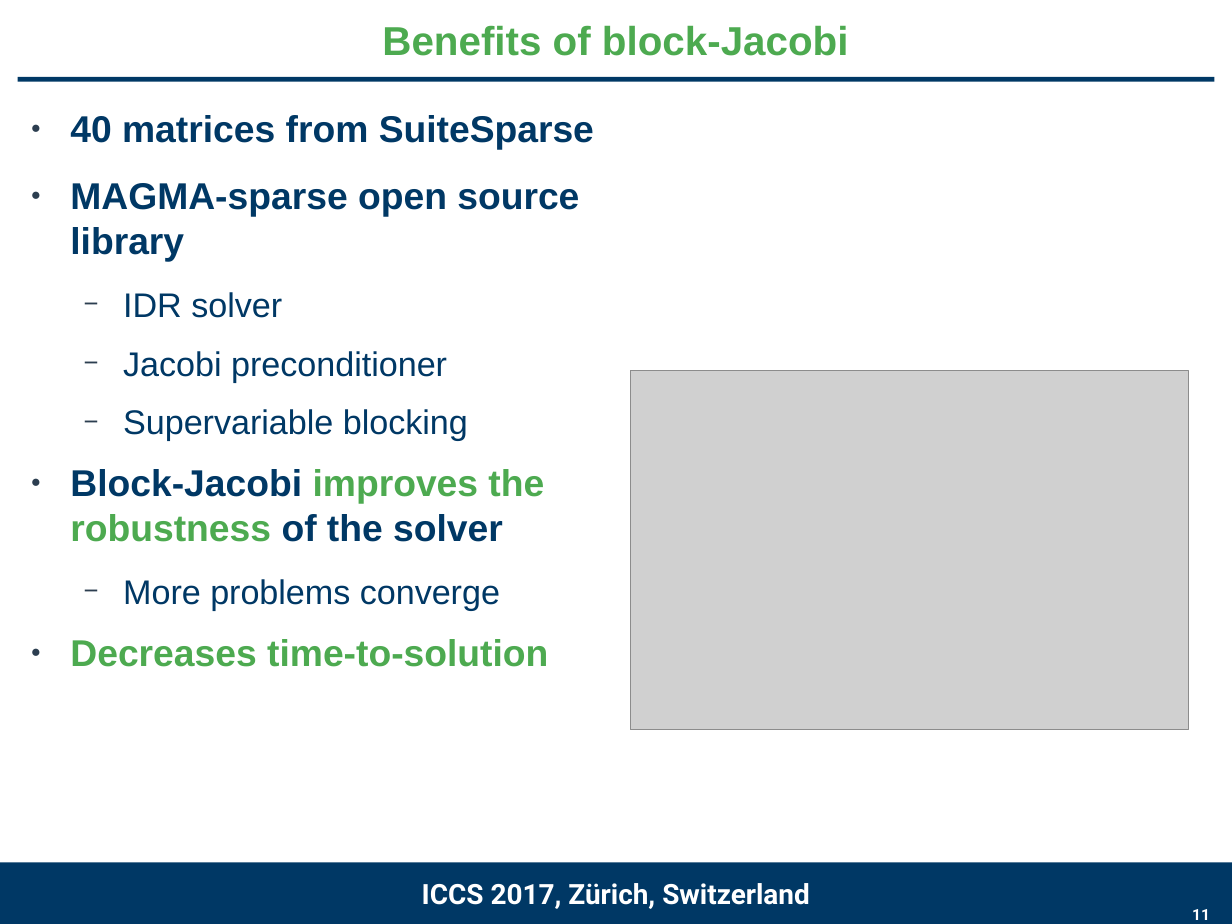
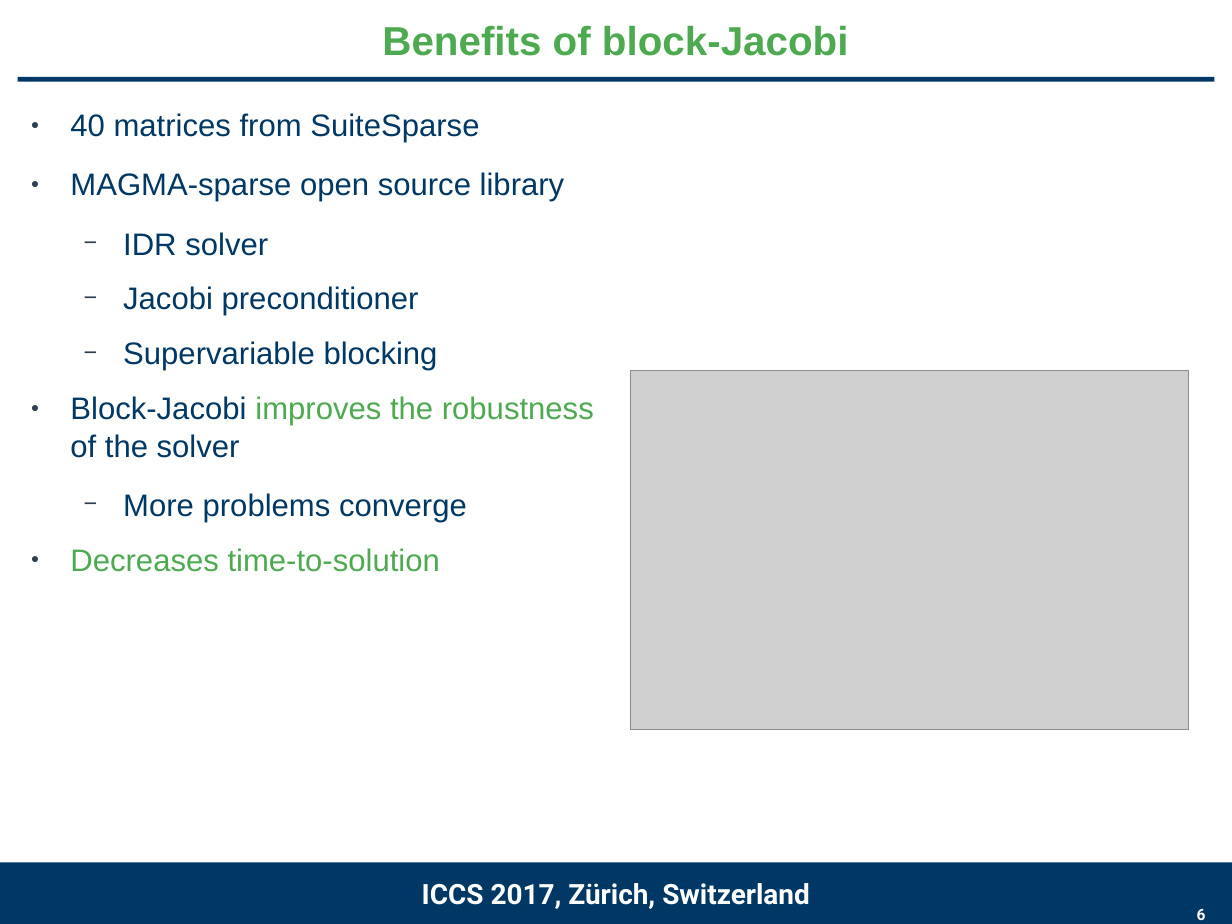
Before and after one commit to gflegar/talks, a slide deck: slide 6 of iccs_2017/slides.odp (slide 11 before the commit). Drawn at 1232x924 pixels with LibreOffice and Linux fonts; fonts in the diff are those of the drawing; grey boxes stand for pictures; background and template pictures are left out. Boxes give left, top, right and bottom in pixels: in the first picture for what was removed or moved away, otherwise in the second. Text is boxed around its words. In the diff, an @@ line names an element or a change of style, - is before the commit and + after.

```diff
--- a/iccs_2017/slides.odp
+++ b/iccs_2017/slides.odp
@@ text "40 matrices from SuiteSparse" at [70,113,594,572]: size 24 to 20 pt, bold off in "40 matrices from SuiteSparse", "MAGMA-sparse open source library", "Block-Jacobi improves the robustness of the solver", "Decreases time-to-solution"; size 22 to 20 pt in "IDR solver", "Jacobi preconditioner", "Supervariable blocking", "More problems converge" @@
@@ page number at [1197,909,1206,920]: text changed @@
-11
+6
```
Also in this commit, not shown: 10 other slides changed, 1 slide added, 2 slides removed, 2 other files.
